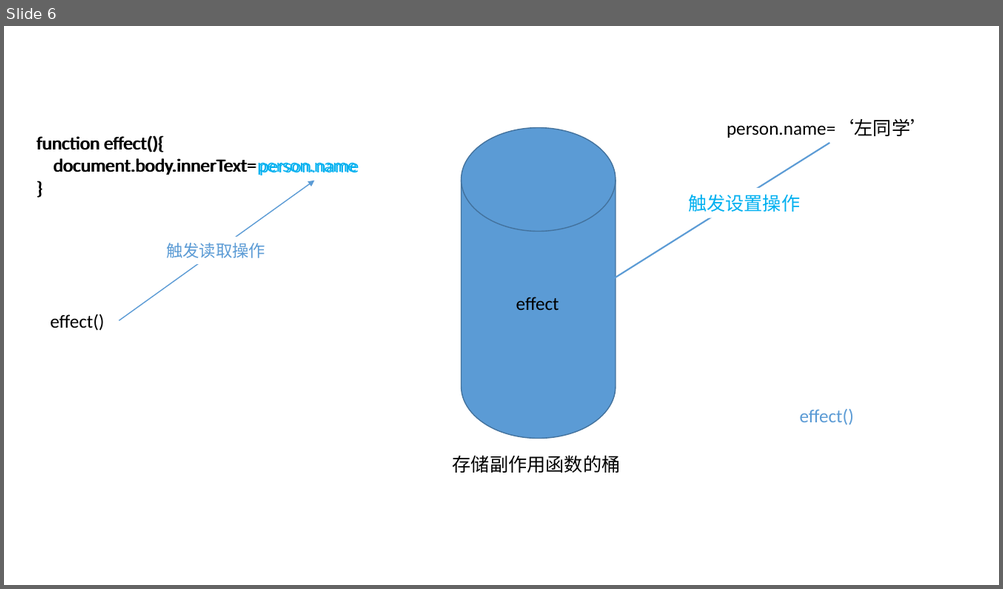
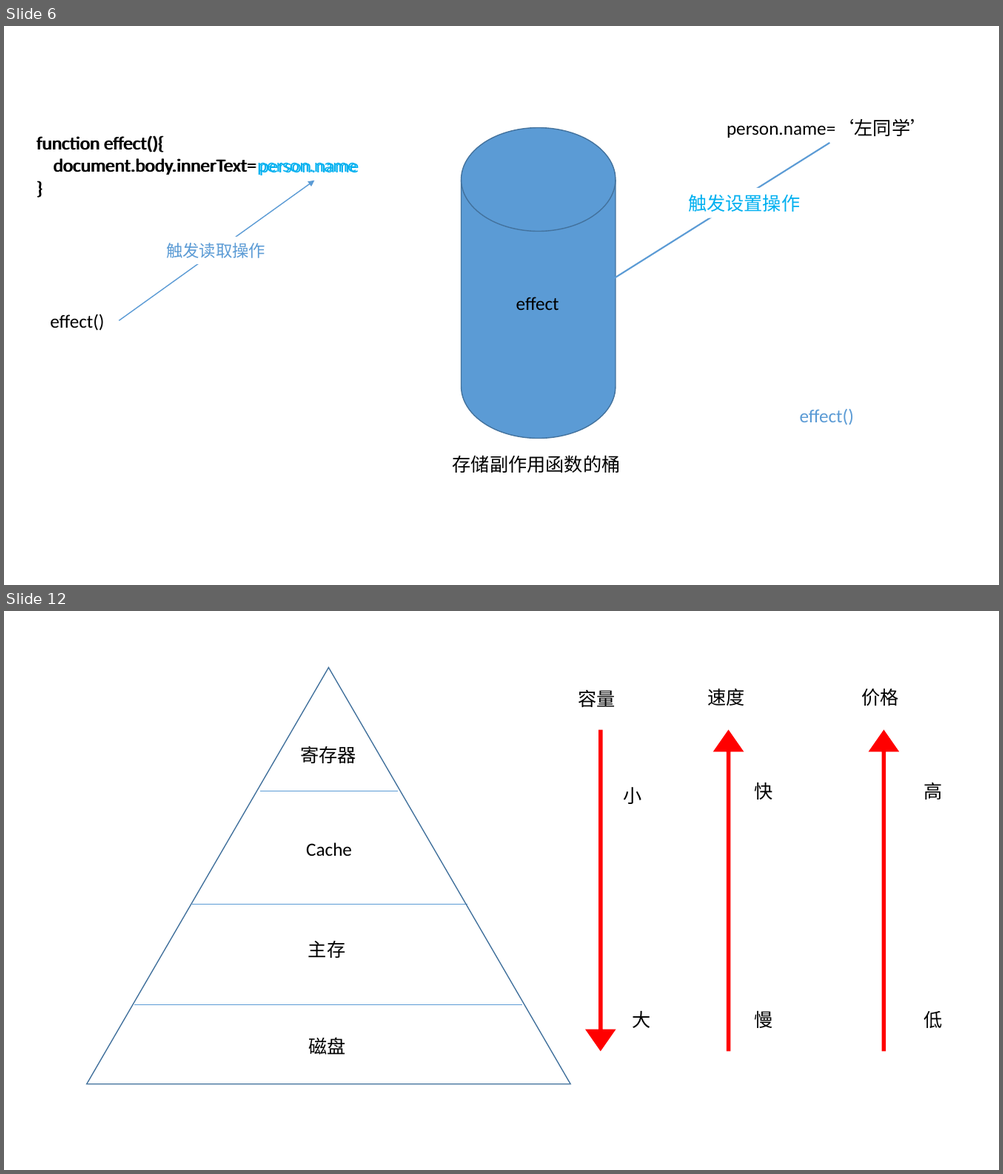
Before and after one commit to zuogl/zNote, a slide deck: img.pptx. Shown one above the other, each under a label of ours: slide 6 before the commit, slides 6 and 12 after it; the slides between them are not shown. The pictures are 1003x589 and 1003x1174 pixels, drawn with LibreOffice and Linux fonts; fonts in the diff are those of the drawing. Boxes give left, top, right and bottom in pixels: in the first picture for what was removed or moved away, otherwise in the second. Text is boxed around its words. In the diff, an @@ line names an element or a change of style, - is before the commit and + after.

```diff
--- a/img.pptx
+++ b/img.pptx
@@ slide 12 added at <box>4,611,999,1170</box>, background #FFFFFF @@
@@ group added at <box>87,668,570,1085</box>: 4 texts, 3 lines, 1 triangle @@
+寄存器
+Cache
+主存
+磁盘
@@ text added at <box>578,689,614,707</box>, 18 pt, text #000000 @@
+容量
@@ text added at <box>708,688,745,706</box>, 18 pt, text #000000 @@
+速度
@@ text added at <box>861,689,898,706</box>, 18 pt, text #000000 @@
+价格
@@ right arrow added at <box>585,729,616,1051</box>, fill #FF0000 @@
@@ right arrow added at <box>713,729,743,1051</box>, fill #FF0000 @@
@@ right arrow added at <box>868,729,899,1051</box>, fill #FF0000 @@
@@ text added at <box>623,787,641,804</box>, 18 pt, text #000000 @@
+小
@@ text added at <box>754,782,772,800</box>, 18 pt, text #000000 @@
+快
@@ text added at <box>923,783,942,800</box>, 18 pt, text #000000 @@
+高
@@ text added at <box>632,1011,650,1028</box>, 18 pt, text #000000 @@
+大
@@ text added at <box>754,1011,772,1028</box>, 18 pt, text #000000 @@
+慢
@@ text added at <box>923,1011,942,1028</box>, 18 pt, text #000000 @@
+低
```
Also in this commit, not shown: 3 slides changed, 16 other slides added, 42 other files.
